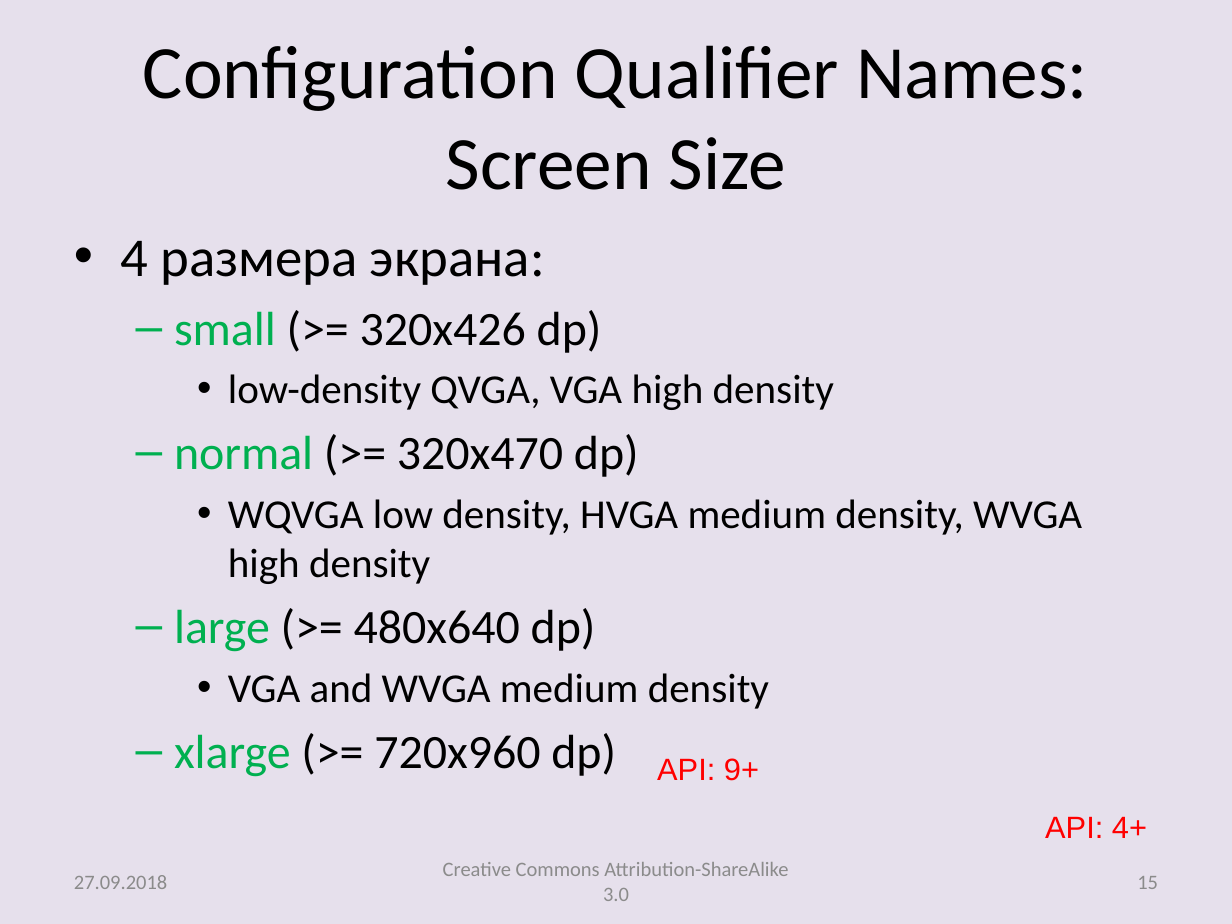
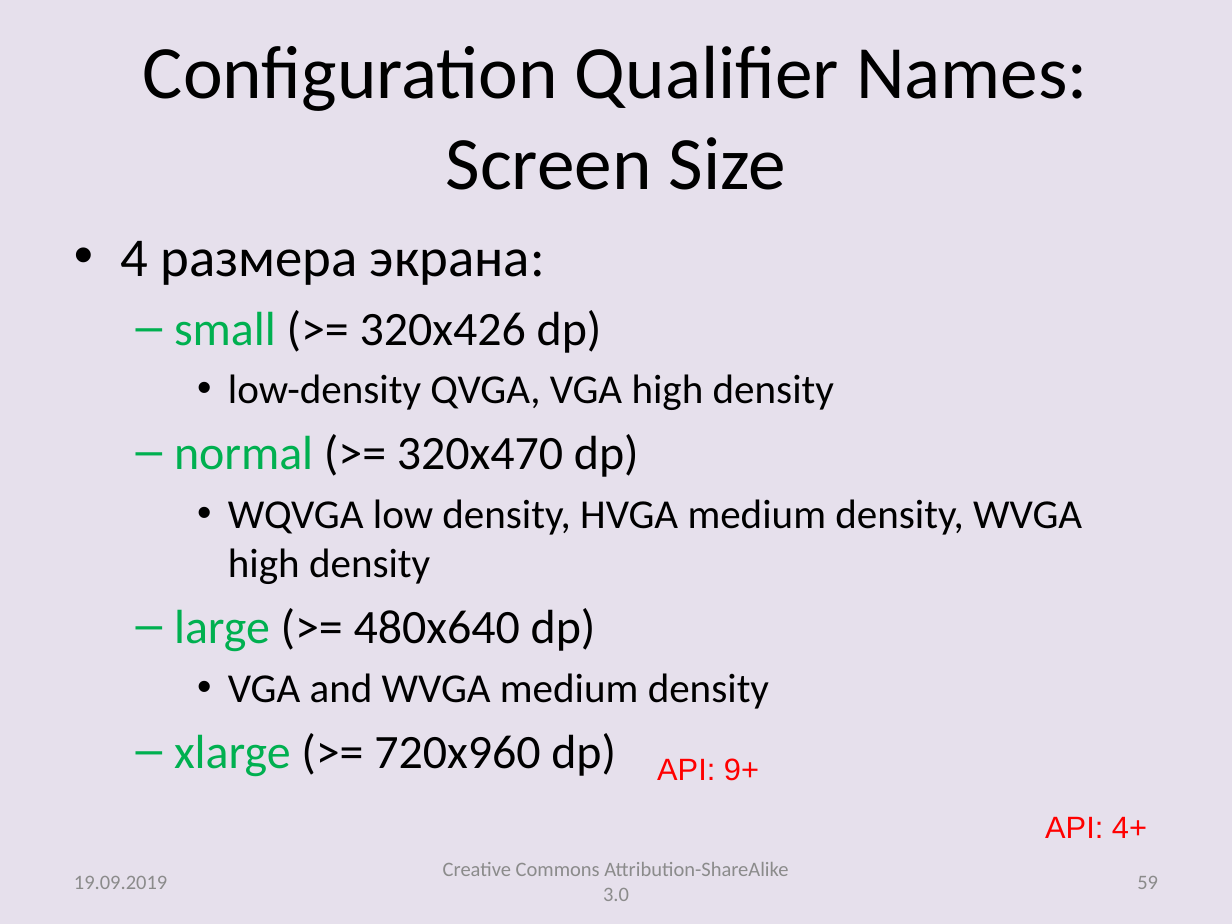
Before and after one commit to andrei-kuznetsov/android-lectures, a slide deck: slide 59 of lectures/Lecture003_AltRes_Activity.pptx (slide 15 before the commit). Drawn at 1232x924 pixels with LibreOffice and Linux fonts; fonts in the diff are those of the drawing. Boxes give left, top, right and bottom in pixels: in the first picture for what was removed or moved away, otherwise in the second. Text is boxed around its words. In the diff, an @@ line names an element or a change of style, - is before the commit and + after.

```diff
--- a/lectures/Lecture003_AltRes_Activity.pptx
+++ b/lectures/Lecture003_AltRes_Activity.pptx
@@ text at [74, 876, 167, 889]: text changed @@
-27.09.2018
+19.09.2019
@@ page number at [1137, 876, 1158, 889]: text changed @@
-15
+59
```
Also in this commit, not shown: 76 other slides changed, 17 slides added, 2 other files.
